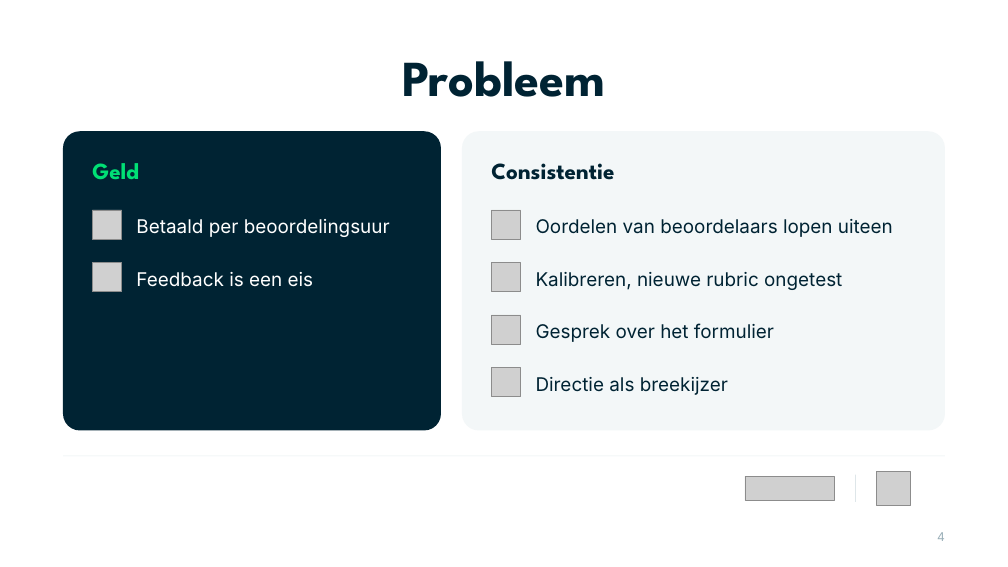
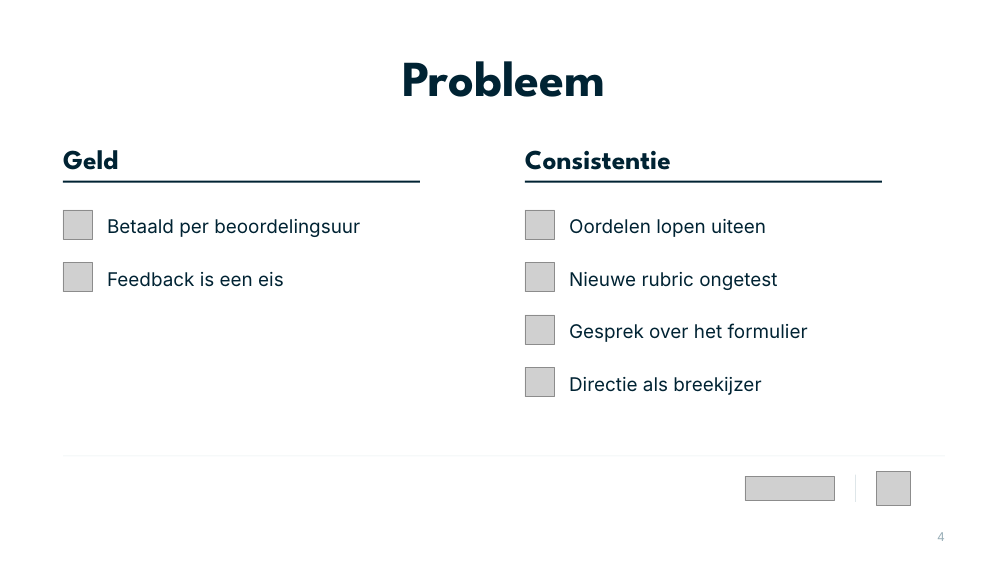
Before and after one commit to Dante-Eduface/Claude, a slide deck: slide 4 of GTM/Accounts/phov/deck/phov-deck-bewerkbaar.pptx. Drawn at 1008x567 pixels with LibreOffice and Linux fonts; fonts in the diff are those of the drawing; grey boxes stand for pictures. Boxes give left, top, right and bottom in pixels: in the first picture for what was removed or moved away, otherwise in the second. Text is boxed around its words. In the diff, an @@ line names an element or a change of style, - is before the commit and + after.

```diff
--- a/GTM/Accounts/phov/deck/phov-deck-bewerkbaar.pptx
+++ b/GTM/Accounts/phov/deck/phov-deck-bewerkbaar.pptx
@@ text "Geld": place and size @@
-text "Geld" at box(92, 163, 139, 180)
+text "Geld" at box(63, 150, 119, 170)
@@ text "Geld" at box(63, 150, 119, 170): size 22 to 26 pt, text colour #00E075 to #002333 @@
@@ rounded rectangle removed at box(63, 132, 441, 431) @@
@@ rounded rectangle removed at box(462, 132, 945, 431) @@
@@ text "Consistentie": place and size @@
-text "Consistentie" at box(491, 163, 614, 180)
+text "Consistentie" at box(525, 150, 671, 170)
@@ text "Consistentie" at box(525, 150, 671, 170): size 22 to 26 pt @@
@@ rectangle added at box(63, 181, 420, 183), fill #002333 @@
@@ rectangle added at box(525, 181, 882, 183), fill #002333 @@
@@ picture added at box(63, 210, 92, 240) @@
@@ picture removed at box(92, 210, 122, 240) @@
@@ text "Betaald per beoordelingsuur": place and size @@
-text "Betaald per beoordelingsuur" at box(136, 219, 390, 237)
+text "Betaald per beoordelingsuur" at box(107, 219, 360, 237)
@@ text "Betaald per beoordelingsuur" at box(107, 219, 360, 237): text colour #FFFFFF to #002333 @@
@@ text at box(569, 219, 766, 237): text changed @@
-Oordelen van beoordelaars lopen uiteen
+Oordelen lopen uiteen
@@ picture added at box(63, 262, 92, 292) @@
@@ picture removed at box(92, 262, 122, 292) @@
@@ text "Feedback is een eis" at box(107, 272, 284, 287): text colour #FFFFFF to #002333 @@
@@ text "Feedback is een eis": place and size @@
-text "Feedback is een eis" at box(136, 272, 314, 287)
+text "Feedback is een eis" at box(107, 272, 284, 287)
@@ text at box(569, 272, 777, 290): text changed @@
-Kalibreren, nieuwe rubric ongetest
+Nieuwe rubric ongetest
@@ text "Gesprek over het formulier": place and size @@
-text "Gesprek over het formulier" at box(536, 323, 774, 342)
+text "Gesprek over het formulier" at box(569, 323, 808, 342)
@@ 4 pictures: place and size @@
-4 pictures at box(492, 210, 521, 397)
+4 pictures at box(525, 210, 554, 397)
@@ text "Directie als breekijzer": place and size @@
-text "Directie als breekijzer" at box(536, 377, 728, 395)
+text "Directie als breekijzer" at box(569, 377, 761, 395)
```
Also in this commit, not shown: 5 other slides changed, 15 other files.
